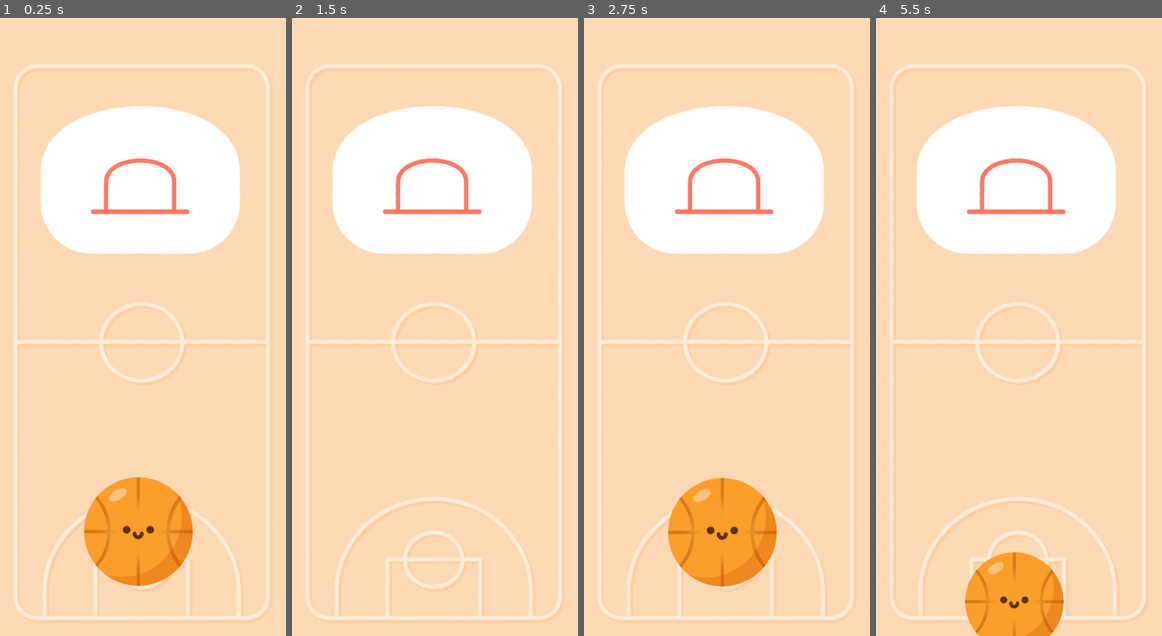
Above: before the commit, frames 1-4 (left to right).
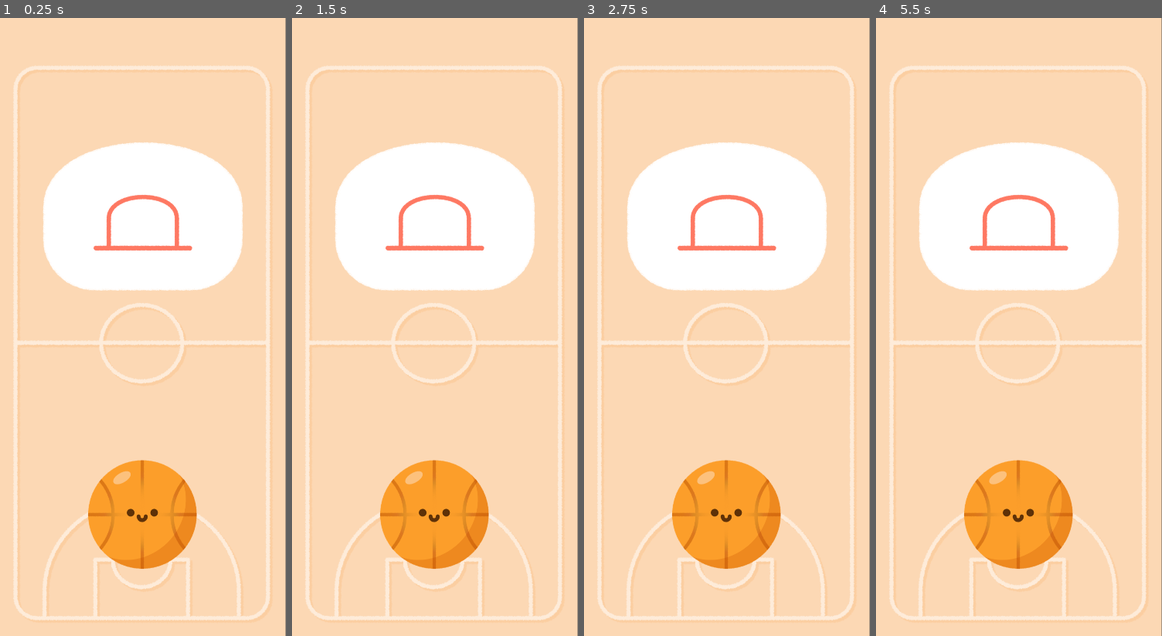
Above: after the commit, the same moments.

Repository: rIIh/basket_ball_game_godot
Game: Godot game, scene res://scenes/main.tscn
Two runs of this game, one before a commit and one after it. Both use one fixed random seed, a clock stepped at 60 frames per second and the inputs below. Before the commit the project starts from res://scenes/scene.01.tscn.
Inputs (mouse positions are in pixels of both pictures, inside the frame that each line leads up to):
- Up to frame 1 (0.25 s): no input
- Up to frame 2 (1.5 s): tap Enter at 0.5 s; move the mouse to (497, 296) at 0.52 s; click (497, 296) at 0.67 s; drag from (377, 357) to (435, 67) at 1.27 s
- Up to frame 3 (2.75 s): tap Space at 2 s; move the mouse to (755, 191) at 2.02 s; click (755, 191) at 2.17 s
- Up to frame 4 (5.5 s): tap Enter at 2.75 s; drag from (1004, 450) to (933, 234) at 2.77 s; move the mouse to (1104, 419) at 3.52 s; click (1104, 419) at 3.67 s; tap Space at 4.25 s; drag from (933, 234) to (976, 172) at 4.27 s; move the mouse to (1033, 327) at 5.02 s; click (1033, 327) at 5.17 s

The runs differ from the first frame. In frame 1, 14% of the frame differs, in the area x 4-100%, y 0-100%; in frame 2, 16%; in frame 3, 14%; in frame 4, 19%.

Commit message:
refactor: rewrite prototype codebase

Diff:
--- /dev/null
+++ b/prefabs/background.tscn
@@ -0,0 +1,105 @@
+[gd_scene load_steps=8 format=3 uid="uid://uyst81mwfgux"]
+
+[ext_resource type="Texture2D" uid="uid://d4lyamwet4wwo" path="res://assets/border.png" id="1_ixbso"]
+
+[sub_resource type="VisualShaderNodeTexture" id="13"]
+output_port_for_preview = 0
+source = 1
+
+[sub_resource type="VisualShaderNodeColorOp" id="10"]
+operator = 7
+
+[sub_resource type="VisualShaderNodeTexture" id="12"]
+source = 2
+
+[sub_resource type="VisualShaderNodeInput" id="15"]
+input_name = "screen_uv"
+
+[sub_resource type="VisualShader" id="8"]
+code = "shader_type canvas_item;
+uniform sampler2D screen_tex_frg_10 : hint_screen_texture;
+
+
+
+void fragment() {
+// Input:8
+	vec2 n_out8p0 = SCREEN_UV;
+
+
+	vec4 n_out10p0;
+// Texture2D:10
+	n_out10p0 = texture(screen_tex_frg_10, n_out8p0);
+
+
+	vec4 n_out5p0;
+// Texture2D:5
+	n_out5p0 = texture(TEXTURE, UV);
+
+
+	vec3 n_out2p0;
+// ColorOp:2
+	{
+		float base = vec3(n_out10p0.xyz).x;
+		float blend = vec3(n_out5p0.xyz).x;
+		if (base < 0.5) {
+			n_out2p0.x = (base * (blend + 0.5));
+		} else {
+			n_out2p0.x = (1.0 - (1.0 - base) * (1.0 - (blend - 0.5)));
+		}
+	}
+	{
+		float base = vec3(n_out10p0.xyz).y;
+		float blend = vec3(n_out5p0.xyz).y;
+		if (base < 0.5) {
+			n_out2p0.y = (base * (blend + 0.5));
+		} else {
+			n_out2p0.y = (1.0 - (1.0 - base) * (1.0 - (blend - 0.5)));
+		}
+	}
+	{
+		float base = vec3(n_out10p0.xyz).z;
+		float blend = vec3(n_out5p0.xyz).z;
+		if (base < 0.5) {
+			n_out2p0.z = (base * (blend + 0.5));
+		} else {
+			n_out2p0.z = (1.0 - (1.0 - base) * (1.0 - (blend - 0.5)));
+		}
+	}
+
+
+// Output:0
+	COLOR.rgb = n_out2p0;
+
+
+}
+"
+graph_offset = Vector2(-331.731, -85.5594)
+mode = 1
+flags/light_only = false
+nodes/fragment/0/position = Vector2(2500, 120)
+nodes/fragment/2/node = SubResource("10")
+nodes/fragment/2/position = Vector2(1940, 80)
+nodes/fragment/5/node = SubResource("12")
+nodes/fragment/5/position = Vector2(1120, 500)
+nodes/fragment/8/node = SubResource("15")
+nodes/fragment/8/position = Vector2(400, 240)
+nodes/fragment/10/node = SubResource("13")
+nodes/fragment/10/position = Vector2(1160, 0)
+nodes/fragment/connections = PackedInt32Array(2, 0, 0, 0, 10, 0, 2, 0, 8, 0, 10, 0, 5, 0, 2, 1)
+
+[sub_resource type="ShaderMaterial" id="9"]
+shader = SubResource("8")
+
+[node name="Background" type="Node2D"]
+
+[node name="FillColor" type="ColorRect" parent="."]
+offset_right = 1170.0
+offset_bottom = 2532.0
+mouse_filter = 2
+color = Color(0.988235, 0.847059, 0.705882, 1)
+
+[node name="Border" type="Sprite2D" parent="."]
+material = SubResource("9")
+position = Vector2(0, 141)
+texture = ExtResource("1_ixbso")
+centered = false
--- /dev/null
+++ b/prefabs/ball_body.tscn
@@ -0,0 +1,22 @@
+[gd_scene load_steps=4 format=3 uid="uid://bpphjnasqa8pq"]
+
+[ext_resource type="Texture2D" uid="uid://dtrqwdwyjh5q5" path="res://assets/ball.png" id="1_2e4fk"]
+[ext_resource type="Script" path="res://scripts/ball_body.gd" id="1_idcuu"]
+
+[sub_resource type="CircleShape2D" id="CircleShape2D_545ub"]
+radius = 223.0
+
+[node name="ball_body" type="RigidBody2D"]
+input_pickable = true
+gravity_scale = 10.0
+freeze = true
+freeze_mode = 1
+script = ExtResource("1_idcuu")
+strength = 2.0
+
+[node name="ball_sprite" type="Sprite2D" parent="."]
+position = Vector2(2.08165e-12, 2.08165e-12)
+texture = ExtResource("1_2e4fk")
+
+[node name="collider" type="CollisionShape2D" parent="."]
+shape = SubResource("CircleShape2D_545ub")
--- /dev/null
+++ b/prefabs/basket.tscn
@@ -0,0 +1,37 @@
+[gd_scene load_steps=6 format=3 uid="uid://dn8ssl5rs6e0f"]
+
+[ext_resource type="Texture2D" uid="uid://qk283cttnqxy" path="res://assets/basket.png" id="1_6ckfa"]
+[ext_resource type="Script" path="res://scripts/basket.gd" id="2_o4511"]
+[ext_resource type="Texture2D" uid="uid://bfymc71dgnkqb" path="res://assets/ring.png" id="3_4glpe"]
+
+[sub_resource type="RectangleShape2D" id="16"]
+size = Vector2(24, 23)
+
+[sub_resource type="RectangleShape2D" id="17"]
+size = Vector2(23, 23)
+
+[node name="basket" type="Sprite2D"]
+position = Vector2(2.08165e-12, 2.08165e-12)
+texture = ExtResource("1_6ckfa")
+centered = false
+script = ExtResource("2_o4511")
+
+[node name="ring_front_sprite" type="Sprite2D" parent="."]
+visible = false
+z_index = 1
+position = Vector2(2.08165e-12, 2.08165e-12)
+texture = ExtResource("3_4glpe")
+centered = false
+
+[node name="ring" type="StaticBody2D" parent="."]
+position = Vector2(424, 310)
+
+[node name="left_collider" type="CollisionShape2D" parent="ring"]
+position = Vector2(-191, 130.7)
+shape = SubResource("16")
+disabled = true
+
+[node name="right_collider" type="CollisionShape2D" parent="ring"]
+position = Vector2(193, 131.2)
+shape = SubResource("17")
+disabled = true
--- a/project.godot
+++ b/project.godot
@@ -11,7 +11,7 @@
 [application]
 
 config/name="Basket Ball"
-run/main_scene="res://scenes/scene.01.tscn"
+run/main_scene="res://scenes/main.tscn"
 config/features=PackedStringArray("4.0")
 config/icon="res://icon.png"
 
@@ -19,7 +19,11 @@
 
 window/size/viewport_width=1170
 window/size/viewport_height=2532
+window/size/window_width_override=585
+window/size/window_height_override=1266
+window/handheld/orientation=1
 window/stretch/mode="viewport"
+window/stretch/aspect="expand"
 
 [gui]
 
--- /dev/null
+++ b/scenes/main.tscn
@@ -0,0 +1,47 @@
+[gd_scene load_steps=7 format=3 uid="uid://b3rkoplkstp35"]
+
+[ext_resource type="Script" path="res://scripts/main.gd" id="1_kc5ag"]
+[ext_resource type="PackedScene" uid="uid://uyst81mwfgux" path="res://prefabs/background.tscn" id="1_stkov"]
+[ext_resource type="PackedScene" uid="uid://dn8ssl5rs6e0f" path="res://prefabs/basket.tscn" id="2_qt8m1"]
+[ext_resource type="PackedScene" uid="uid://bpphjnasqa8pq" path="res://prefabs/ball_body.tscn" id="3_64ghb"]
+[ext_resource type="Script" path="res://scripts/center_camera.gd" id="5_ppjvj"]
+
+[sub_resource type="RectangleShape2D" id="RectangleShape2D_0k6k2"]
+size = Vector2(1170, 492)
+
+[node name="main" type="Node2D"]
+script = ExtResource("1_kc5ag")
+metadata/_edit_vertical_guides_ = [585.0]
+
+[node name="Background" parent="." instance=ExtResource("1_stkov")]
+
+[node name="basket" parent="." instance=ExtResource("2_qt8m1")]
+position = Vector2(159, 501.5)
+
+[node name="ball_body" parent="." instance=ExtResource("3_64ghb")]
+position = Vector2(583, 2035)
+strength = 6.0
+size_duration = 0.5
+end_size = 0.75
+
+[node name="out_area" type="Area2D" parent="."]
+input_pickable = false
+
+[node name="CollisionPolygon2D" type="CollisionPolygon2D" parent="out_area"]
+polygon = PackedVector2Array(-672, -440, -614, 3165, 1866, 3228, 1823, -852, 2510, -806, 2444, 4251, -1207, 4118, -1260, -547)
+
+[node name="basket_enable_area" type="Area2D" parent="."]
+
+[node name="CollisionShape2D" type="CollisionShape2D" parent="basket_enable_area"]
+position = Vector2(585, 246)
+shape = SubResource("RectangleShape2D_0k6k2")
+
+[node name="Camera2D" type="Camera2D" parent="."]
+offset = Vector2(2.08165e-12, 2.08165e-12)
+anchor_mode = 0
+script = ExtResource("5_ppjvj")
+
+[connection signal="mouse_entered" from="ball_body" to="." method="_on_ball_body_mouse_entered"]
+[connection signal="mouse_exited" from="ball_body" to="." method="_on_ball_body_mouse_exited"]
+[connection signal="body_entered" from="out_area" to="." method="_on_out_area_body_entered"]
+[connection signal="body_entered" from="basket_enable_area" to="." method="_on_basket_enable_area_entered"]
--- /dev/null
+++ b/scenes/mouse_test.tscn
@@ -0,0 +1,36 @@
+[gd_scene load_steps=3 format=3 uid="uid://cxnuc28gi0cs0"]
+
+[sub_resource type="GDScript" id="GDScript_7dopv"]
+script/source = "extends Area2D
+
+
+func _on_mouse_entered():
+	$ColorRect.color = Color.DARK_GREEN;
+	pass # Replace with function body.
+
+
+func _on_mouse_exited():
+	$ColorRect.color = Color.DARK_RED;
+
+	pass # Replace with function body.
+"
+
+[sub_resource type="RectangleShape2D" id="RectangleShape2D_7msf0"]
+size = Vector2(1191, 972)
+
+[node name="mouse_test" type="Node2D"]
+
+[node name="Area2D" type="Area2D" parent="."]
+script = SubResource("GDScript_7dopv")
+
+[node name="CollisionShape2D" type="CollisionShape2D" parent="Area2D"]
+position = Vector2(585.5, 476)
+shape = SubResource("RectangleShape2D_7msf0")
+
+[node name="ColorRect" type="ColorRect" parent="Area2D"]
+offset_right = 1168.0
+offset_bottom = 960.0
+mouse_filter = 2
+
+[connection signal="mouse_entered" from="Area2D" to="Area2D" method="_on_mouse_entered"]
+[connection signal="mouse_exited" from="Area2D" to="Area2D" method="_on_mouse_exited"]
--- a/scenes/scene.01.tscn
+++ /dev/null
@@ -1,186 +0,0 @@
-[gd_scene load_steps=18 format=3 uid="uid://d2p6ymxr5jb4r"]
-
-[ext_resource type="Texture2D" uid="uid://d4lyamwet4wwo" path="res://assets/border.png" id="1"]
-[ext_resource type="Texture2D" uid="uid://dtrqwdwyjh5q5" path="res://assets/ball.png" id="2"]
-[ext_resource type="Texture2D" uid="uid://qk283cttnqxy" path="res://assets/basket.png" id="3"]
-[ext_resource type="Script" path="res://scripts/Basket.gd" id="3_inmj6"]
-[ext_resource type="Texture2D" uid="uid://bfymc71dgnkqb" path="res://assets/ring.png" id="4_jhk4r"]
-[ext_resource type="Script" path="res://scripts/Ball.gd" id="5_11y6o"]
-
-[sub_resource type="VisualShaderNodeTexture" id="13"]
-output_port_for_preview = 0
-source = 1
-
-[sub_resource type="VisualShaderNodeColorOp" id="10"]
-operator = 7
-
-[sub_resource type="VisualShaderNodeTexture" id="12"]
-source = 2
-
-[sub_resource type="VisualShaderNodeInput" id="15"]
-input_name = "screen_uv"
-
-[sub_resource type="VisualShader" id="8"]
-code = "shader_type canvas_item;
-uniform sampler2D screen_tex_frg_10 : hint_screen_texture;
-
-
-
-void fragment() {
-// Input:8
-	vec2 n_out8p0 = SCREEN_UV;
-
-
-	vec4 n_out10p0;
-// Texture2D:10
-	n_out10p0 = texture(screen_tex_frg_10, n_out8p0);
-
-
-	vec4 n_out5p0;
-// Texture2D:5
-	n_out5p0 = texture(TEXTURE, UV);
-
-
-	vec3 n_out2p0;
-// ColorOp:2
-	{
-		float base = vec3(n_out10p0.xyz).x;
-		float blend = vec3(n_out5p0.xyz).x;
-		if (base < 0.5) {
-			n_out2p0.x = (base * (blend + 0.5));
-		} else {
-			n_out2p0.x = (1.0 - (1.0 - base) * (1.0 - (blend - 0.5)));
-		}
-	}
-	{
-		float base = vec3(n_out10p0.xyz).y;
-		float blend = vec3(n_out5p0.xyz).y;
-		if (base < 0.5) {
-			n_out2p0.y = (base * (blend + 0.5));
-		} else {
-			n_out2p0.y = (1.0 - (1.0 - base) * (1.0 - (blend - 0.5)));
-		}
-	}
-	{
-		float base = vec3(n_out10p0.xyz).z;
-		float blend = vec3(n_out5p0.xyz).z;
-		if (base < 0.5) {
-			n_out2p0.z = (base * (blend + 0.5));
-		} else {
-			n_out2p0.z = (1.0 - (1.0 - base) * (1.0 - (blend - 0.5)));
-		}
-	}
-
-
-// Output:0
-	COLOR.rgb = n_out2p0;
-
-
-}
-"
-graph_offset = Vector2(-331.731, -85.5594)
-mode = 1
-flags/light_only = false
-nodes/fragment/0/position = Vector2(2500, 120)
-nodes/fragment/2/node = SubResource("10")
-nodes/fragment/2/position = Vector2(1940, 80)
-nodes/fragment/5/node = SubResource("12")
-nodes/fragment/5/position = Vector2(1120, 500)
-nodes/fragment/8/node = SubResource("15")
-nodes/fragment/8/position = Vector2(400, 240)
-nodes/fragment/10/node = SubResource("13")
-nodes/fragment/10/position = Vector2(1160, 0)
-nodes/fragment/connections = PackedInt32Array(2, 0, 0, 0, 10, 0, 2, 0, 8, 0, 10, 0, 5, 0, 2, 1)
-
-[sub_resource type="ShaderMaterial" id="9"]
-shader = SubResource("8")
-
-[sub_resource type="RectangleShape2D" id="16"]
-size = Vector2(24, 23)
-
-[sub_resource type="RectangleShape2D" id="17"]
-size = Vector2(23, 23)
-
-[sub_resource type="RectangleShape2D" id="RectangleShape2D_xx6tn"]
-size = Vector2(1172, 398)
-
-[sub_resource type="RectangleShape2D" id="RectangleShape2D_tunyb"]
-size = Vector2(1160, 1147)
-
-[sub_resource type="CircleShape2D" id="18"]
-radius = 19.8902
-
-[node name="Node2D" type="Node2D"]
-
-[node name="Camera2D" type="Camera2D" parent="."]
-position = Vector2(2.08165e-12, 2.08165e-12)
-anchor_mode = 0
-
-[node name="Background" type="ColorRect" parent="."]
-offset_right = 1170.0
-offset_bottom = 2532.0
-color = Color(0.988235, 0.847059, 0.705882, 1)
-
-[node name="Border" type="Sprite2D" parent="."]
-material = SubResource("9")
-position = Vector2(0, 134)
-scale = Vector2(0.999146, 1.00293)
-texture = ExtResource("1")
-centered = false
-
-[node name="Basket" type="Sprite2D" parent="."]
-position = Vector2(573, 662.8)
-texture = ExtResource("3")
-script = ExtResource("3_inmj6")
-
-[node name="RingFront" type="Sprite2D" parent="Basket"]
-visible = false
-z_index = 1
-position = Vector2(2.08165e-12, 2.08165e-12)
-texture = ExtResource("4_jhk4r")
-
-[node name="Ring" type="StaticBody2D" parent="Basket"]
-
-[node name="CollisionShape2D" type="CollisionShape2D" parent="Basket/Ring"]
-position = Vector2(-191, 130.7)
-shape = SubResource("16")
-disabled = true
-
-[node name="CollisionShape2D2" type="CollisionShape2D" parent="Basket/Ring"]
-position = Vector2(193, 131.2)
-shape = SubResource("17")
-disabled = true
-
-[node name="EnableTrigger" type="Area2D" parent="Basket"]
-
-[node name="CollisionShape2D" type="CollisionShape2D" parent="Basket/EnableTrigger"]
-position = Vector2(13, -460.8)
-shape = SubResource("RectangleShape2D_xx6tn")
-
-[node name="DisableTrigger" type="Area2D" parent="Basket"]
-
-[node name="CollisionShape2D" type="CollisionShape2D" parent="Basket/DisableTrigger"]
-position = Vector2(13, 1297.7)
-shape = SubResource("RectangleShape2D_tunyb")
-
-[node name="Ball" type="RigidBody2D" parent="."]
-position = Vector2(566, 2105)
-gravity_scale = 10.0
-continuous_cd = 2
-sleeping = true
-freeze = true
-script = ExtResource("5_11y6o")
-fly_time = 1.7
-end_size = 0.6
-size_end_time = 1.0
-strength = 6.5
-
-[node name="Ball" type="Sprite2D" parent="Ball"]
-texture = ExtResource("2")
-
-[node name="Collider" type="CollisionShape2D" parent="Ball"]
-scale = Vector2(11.212, 11.212)
-shape = SubResource("18")
-
-[connection signal="body_entered" from="Basket/EnableTrigger" to="Basket" method="_on_enable_trigger_body_entered"]
-[connection signal="body_entered" from="Basket/DisableTrigger" to="Basket" method="_on_disable_trigger_body_entered"]
--- a/scripts/Ball.gd
+++ /dev/null
@@ -1,91 +0,0 @@
-extends RigidBody2D
-
-var dragging = false
-func set_dragging(value: bool):
-	if dragging and !value:
-		drag_just_ended = true;
-	dragging = value;
-
-
-var drag_start_position: Vector2;
-var drag_end_position: Vector2;
-var drag_just_ended = false;
-var tap_radius = 1280  # Size of the sprite
-var respawn = -1;
-var reset = false;
-
-@export var fly_time: float = 5;
-@export var end_size: float = .5;
-@export var size_end_time: float = .5;
-@export var strength: float = 4;
-
-@onready
-var initial_position = position;
-
-@onready
-var initial_size = self.scale;
-
-@onready
-var initial_collider_size = $Collider.scale;
-
-func get_time() -> float:
-	return fly_time - respawn;
-
-func compute_scale(initial_scale: Vector2):
-	var scale_time = clamp(get_time() / size_end_time, 0 ,1);
-	return lerp(initial_scale, end_size * initial_scale, scale_time);
-
-# Called when the node enters the scene tree for the first time.
-func _ready():
-	pass # Replace with function body.
-
-
-# Called every frame. 'delta' is the elapsed time since the previous frame.
-func _process(delta):
-	if respawn < 0:
-		set_freeze_enabled(true);
-		self.scale = initial_size;
-		$Collider.scale = initial_collider_size;
-	else:
-		self.scale = compute_scale(initial_size);
-		$Collider.scale = compute_scale(initial_collider_size);
-
-	if drag_just_ended:
-		drag_just_ended = false;
-
-
-	if respawn > 0:
-		respawn -= delta;
-		if respawn < 0:
-			reset = true;
-
-func _integrate_forces(state):
-	if reset:
-		state.transform.origin = initial_position
-		state.linear_velocity = Vector2()
-		reset = false
-
-func _input(event):
-	if (event is InputEventMouseButton and event.button_index == MOUSE_BUTTON_LEFT) or event is InputEventScreenTouch:
-		if (event.position - position).length() < tap_radius:
-			if !dragging and event.pressed:
-				drag_start_position = event.position;
-				set_dragging(true)
-
-		if dragging and !event.pressed:
-			drag_end_position = event.position;
-			set_dragging(false)
-
-	if drag_just_ended:
-		drag_just_ended = false;
-		handle_drag_end();
-
-
-func handle_drag_end():
-	print('applying impulse')
-	set_freeze_enabled(false)
-
-	var direction = (drag_end_position - drag_start_position).normalized()
-
-	apply_impulse(1000 * strength * direction);
-	respawn = fly_time;
--- a/scripts/Basket.gd
+++ b/scripts/Basket.gd
@@ -1,31 +1,17 @@
 extends Sprite2D
 
-var body_in_area: RigidBody2D
 
+func _toggle(value: bool):
+	$ring_front_sprite.visible = value;
+	for child in $ring.get_children():
+		if not child is CollisionShape2D:
+			continue;
 
-@onready
-var ring: Node = $Ring
+		var collider = child as CollisionShape2D;
+		collider.call_deferred('set_disabled', !value)
 
-@onready
-var ring_front: Sprite2D = $RingFront
+func enable_colliders_and_front_sprite():
+	_toggle(true);
 
-func _ready():
-	pass # Replace with function body.
-
-
-func _process(delta):
-	pass
-
-
-func _on_enable_trigger_body_entered(body):
-	ring_front.visible = true;
-	for child in ring.get_children():
-		var collider = child as CollisionShape2D
-		collider.call_deferred('set_disabled', false)
-
-
-func _on_disable_trigger_body_entered(body):
-	ring_front.visible = false;
-	for child in ring.get_children():
-		var collider = child as CollisionShape2D
-		collider.call_deferred('set_disabled', true)
+func disable_colliders_and_front_sprite():
+	_toggle(false);
--- /dev/null
+++ b/scripts/ball_body.gd
@@ -0,0 +1,63 @@
+extends RigidBody2D
+
+@export var tap_to_launch = false;
+
+@export var strength: float = 7;
+@export var size_duration: float = 1;
+@export var end_size: float = .65;
+
+var flying_time: float = 0;
+
+@onready
+var initial_sprite_size = $ball_sprite.scale
+
+@onready
+var initial_collider_size = $collider.scale
+
+
+# Called every frame. 'delta' is the elapsed time since the previous frame.
+func _process(delta):
+	if visible and not freeze:
+		flying_time += delta;
+		update_scale();
+
+func _input(event):
+	if not visible or not tap_to_launch:
+		return
+
+	if event is InputEventMouseButton and event.button_index == MOUSE_BUTTON_LEFT and freeze:
+		print('mouse push')
+		push(Vector2.UP)
+
+
+func update_scale():
+	var time = flying_time / size_duration;
+	time = clamp(time, 0, 1);
+
+	$ball_sprite.scale = lerp(
+		initial_sprite_size,
+		initial_sprite_size * end_size,
+		time
+	);
+
+	$collider.scale = lerp(
+		initial_collider_size,
+		initial_collider_size * end_size,
+		time
+	);
+
+func enable():
+	visible = true;
+	process_mode = Node.PROCESS_MODE_INHERIT
+
+func disable():
+	visible = false;
+	process_mode = Node.PROCESS_MODE_DISABLED
+
+func push(direction: Vector2):
+	if not visible:
+		return;
+
+	print('pushing', direction)
+	set_freeze_enabled(false);
+	apply_impulse(1000 * strength * direction);
--- /dev/null
+++ b/scripts/center_camera.gd
@@ -0,0 +1,8 @@
+extends Camera2D
+
+
+# Called every frame. 'delta' is the elapsed time since the previous frame.
+func _process(delta):
+	var viewport = get_viewport_rect()
+	print(viewport.size)
+	#offset = viewport.size / 2;
--- /dev/null
+++ b/scripts/main.gd
@@ -0,0 +1,80 @@
+extends Node2D
+
+
+@export var max_swipe_distance: float = 300;
+
+var ball_body_original;
+var ball_body;
+
+var over_body = false;
+var dragging = false
+var drag_breaked = false;
+func set_dragging(value: bool):
+	if dragging and !value:
+		drag_just_ended = true;
+	dragging = value;
+
+
+var drag_start_position: Vector2;
+var drag_end_position: Vector2;
+var drag_just_ended = false;
+
+func _ready():
+	ball_body_original = $ball_body
+	ball_body_original.disable()
+	_respawn(null)
+
+
+func _input(event):
+	if event is InputEventMouseMotion:
+		if dragging and (event.position - drag_start_position).length() > max_swipe_distance:
+			drag_breaked = true;
+			drag_end_position = event.position;
+			set_dragging(false)
+
+	if (event is InputEventMouseButton and event.button_index == MOUSE_BUTTON_LEFT) or event is InputEventScreenTouch:
+		if !dragging and !drag_breaked and event.pressed and over_body:
+			drag_start_position = event.position;
+			set_dragging(true)
+
+		if !drag_breaked and dragging and !event.pressed:
+			drag_end_position = event.position;
+			set_dragging(false)
+
+		if !event.pressed and drag_breaked:
+			drag_breaked = false;
+
+	if drag_just_ended:
+		drag_just_ended = false;
+		handle_drag_end();
+
+
+func _on_out_area_body_entered(body):
+	_respawn(body);
+
+func _respawn(ball: Node):
+	if ball:
+		remove_child(ball);
+
+	var new_ball: Node = ball_body_original.duplicate()
+	add_child(new_ball)
+
+	new_ball.enable()
+	ball_body = new_ball
+
+	$basket.disable_colliders_and_front_sprite();
+
+func _on_basket_enable_area_entered(body):
+	$basket.enable_colliders_and_front_sprite();
+
+
+func _on_ball_body_mouse_entered():
+	over_body = true;
+
+
+func _on_ball_body_mouse_exited():
+	over_body = false;
+
+func handle_drag_end():
+	var direction = (drag_end_position - drag_start_position).normalized()
+	ball_body.push(direction)
